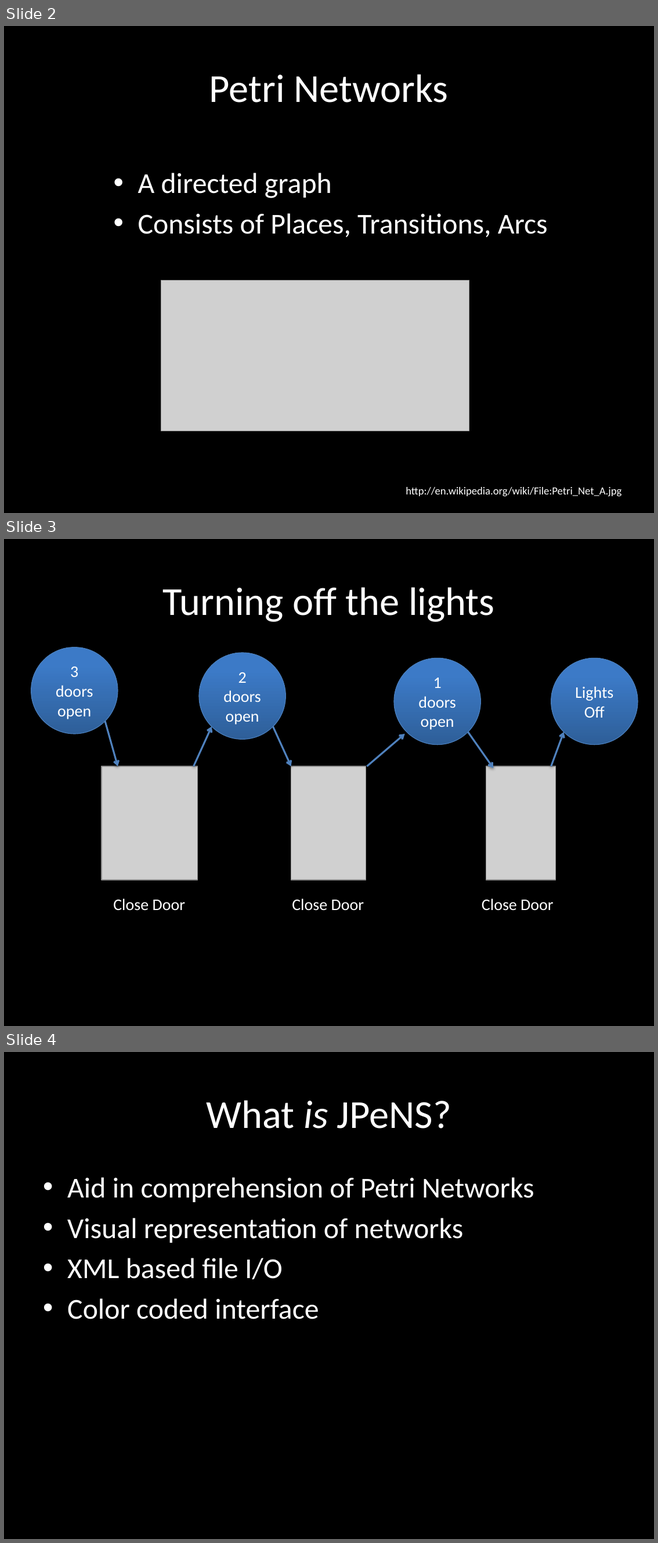
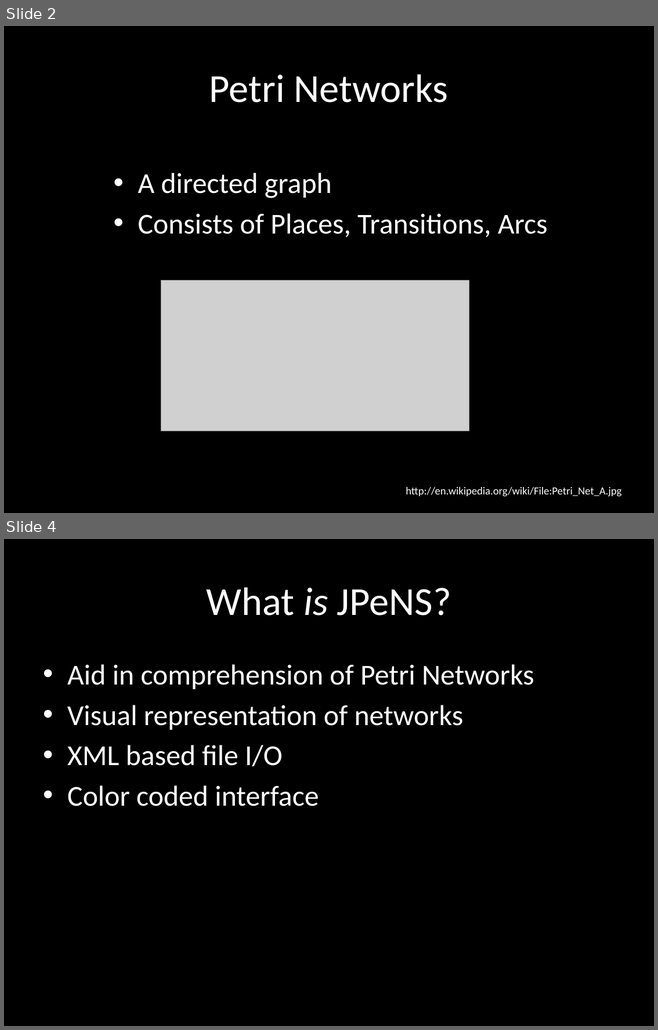
Before and after one commit to Hobbit/JPeNS, a slide deck: JPeNS_Presentation.pptx. Shown one above the other, each under a label of ours: slides 2, 3 and 4 before the commit, slides 2 and 4 after it; the slides between them are not shown. The pictures are 658x1543 and 658x1030 pixels, drawn with LibreOffice and Linux fonts; fonts in the diff are those of the drawing; grey boxes stand for pictures. Boxes give left, top, right and bottom in pixels: in the first picture for what was removed or moved away, otherwise in the second. Text is boxed around its words. In the diff, an @@ line names an element or a change of style, - is before the commit and + after.

Commit message:
PPT Update

```diff
--- a/JPeNS_Presentation.pptx
+++ b/JPeNS_Presentation.pptx
@@ slide 3 removed at (4, 539, 654, 1026), background #000000 @@
@@ title removed at (162, 587, 495, 622) @@
-Turning off the lights
@@ ellipse removed at (31, 647, 118, 734) @@
-3 doors open
@@ ellipse removed at (199, 653, 285, 739) @@
-2 doors open
@@ ellipse removed at (394, 658, 480, 744) @@
-1 doors open
@@ ellipse removed at (551, 658, 637, 744) @@
-Lights Off
@@ arrow removed from (105, 721) to (118, 766) @@
@@ arrow removed from (194, 766) to (212, 727) @@
@@ arrow removed from (273, 727) to (291, 766) @@
@@ arrow removed from (366, 766) to (405, 734) @@
@@ arrow removed from (468, 732) to (493, 768) @@
@@ arrow removed from (551, 766) to (563, 732) @@
@@ picture removed at (101, 766, 198, 880) @@
@@ picture removed at (291, 766, 366, 880) @@
@@ picture removed at (486, 766, 556, 880) @@
@@ text removed at (113, 899, 185, 911) @@
-Close Door
@@ text removed at (292, 899, 364, 911) @@
-Close Door
@@ text removed at (481, 899, 553, 911) @@
-Close Door
```
Also in this commit, not shown: 1 slide added.
